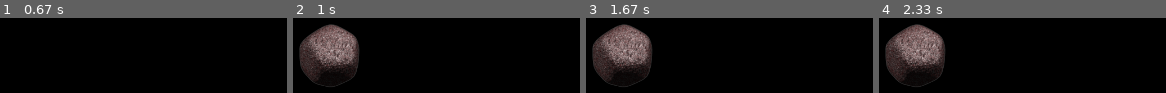
Above: before the commit, frames 1-4 (left to right).
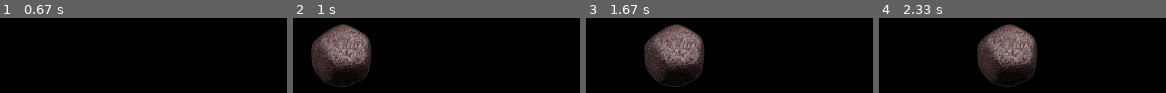
Above: after the commit, the same moments.

Repository: alanxoc3/pygame-asteroids
Game: pygame game, started from src/game.py
Two runs of this game, one before a commit and one after it. Both use one fixed random seed, a clock stepped at 60 frames per second and the inputs below.
Inputs:
- Up to frame 1 (0.67 s): hold Right from 0.33 s (still down)
- Up to frame 2 (1 s): release Right at 0.8 s; hold Up from 0.83 s (still down)
- Up to frame 3 (1.67 s): release Up at 1.13 s; hold Right 1.17-1.63 s
- Up to frame 4 (2.33 s): no input

Frame 1 is identical in both runs. In frame 2, 10% of the frame differs, in the area x 2-28%, y 8-92%; in frame 3, 22%; in frame 4, 23%, in the area x 2-56%, y 8-92%.

Commit message:
minor rename

Diff:
--- a/src/asteroid.py
+++ b/src/asteroid.py
@@ -35,6 +35,7 @@
     """
     Updates our player appropriately every frame.
     """
+    self.rect.x += 1
     pass
 
   def draw(self, surface):
--- a/src/game.py
+++ b/src/game.py
@@ -29,7 +29,7 @@
     self.fps = 60
     self.done = False
     self.keys = pg.key.get_pressed()
-    self.player = asts.Asteroid(self.screen_rect.center, 3)
+    self.asteroid = asts.Asteroid(self.screen_rect.center, 3)
 
   def event_loop(self):
     """
@@ -54,14 +54,14 @@
     The current time is passed for purposes of animation.
     """
     now = pg.time.get_ticks()
-    self.player.update(now, self.screen_rect)
+    self.asteroid.update(now, self.screen_rect)
 
   def render(self):
     """
     Perform all necessary drawing and update the screen.
     """
     self.screen.fill(assets.BACKGROUND_COLOR)
-    self.player.draw(self.screen)
+    self.asteroid.draw(self.screen)
     pg.display.update()
 
   def main_loop(self):
